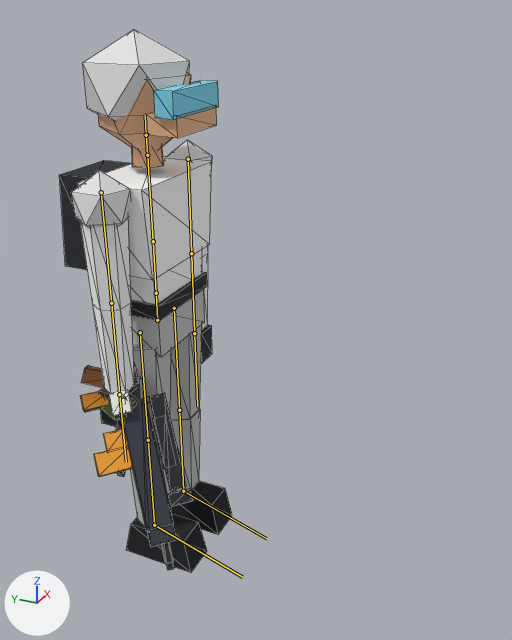
What one commit did to the glTF model client/public/models/player.glb.
Rendered twice from a 50 mm lens placed at (-1.876, -1.211, 1.908), pointed at (0.032, -0.353, 0.954). The lights are fixed; the arrows at lower left show +X, +Y and +Z. The first picture is the older version. The bones that change, and the others that lie on the model, are drawn over the model as lines. Mesh edges are drawn as thin lines.

Objects in the first picture: 'Player', 'weapon_ak5', 'weapon_bandage', 'weapon_grenade', 'weapon_revolver', 'weapon_sniper'.
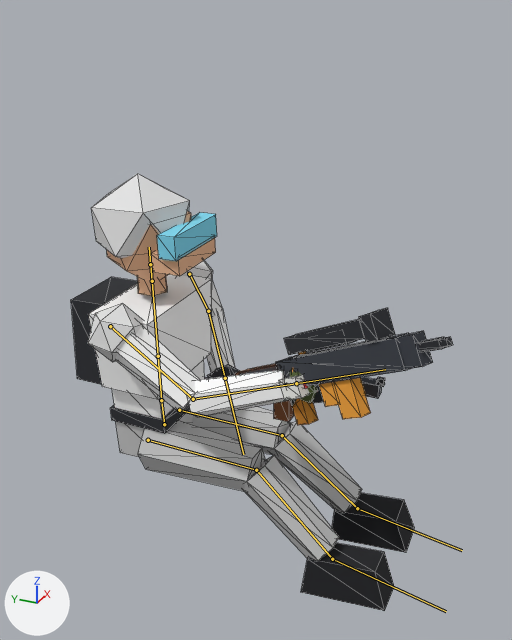
The newer file adds an action. The first version stands in its rest pose; the second is drawn at frame 36 of the action 'pistol_sit'.

Pixel boxes [x1, y1, x2, y2] of what changed, in the pictures (512 x 640 px):
'Player', posed (98% wider, 20% shorter): before [59, 29, 232, 573]; after [71, 174, 415, 611]
'weapon_ak5', posed (116% wider, 56% shorter): before [80, 366, 174, 564]; after [240, 333, 444, 419]
'weapon_sniper', posed: before [103, 366, 193, 570]; after [235, 308, 453, 425]
'weapon_revolver', posed: before [81, 365, 138, 477]; after [274, 368, 385, 422]
'weapon_bandage', posed: before [109, 389, 132, 416]; after [279, 374, 310, 400]
'weapon_grenade', posed: before [101, 394, 150, 420]; after [289, 351, 318, 403]
bone 'hips', root to tip: before (157, 320) to (156, 293); after (164, 424) to (161, 400)
bone 'spine', root to tip: before (156, 293) to (153, 241); after (161, 400) to (158, 356)
bone 'upper_arm_L', root to tip: before (188, 159) to (191, 253); after (189, 274) to (208, 311)
bone 'forearm_L', root to tip: before (191, 253) to (194, 333); after (208, 311) to (225, 378)
bone 'upper_arm_R', root to tip: before (101, 192) to (111, 303); after (110, 326) to (193, 399)
bone 'forearm_R', root to tip: before (111, 303) to (119, 394); after (193, 399) to (296, 383)
bone 'thigh_L', root to tip: before (174, 308) to (179, 410); after (179, 410) to (282, 435)
bone 'shin_L', root to tip: before (179, 410) to (183, 491); after (282, 435) to (357, 508)
bone 'foot_L', root to tip: before (183, 491) to (266, 538); after (357, 508) to (462, 550)
bone 'thigh_R', root to tip: before (140, 332) to (148, 440); after (148, 440) to (256, 470)
bone 'shin_R', root to tip: before (148, 440) to (154, 525); after (256, 470) to (332, 559)
bone 'foot_R', root to tip: before (154, 525) to (242, 577); after (332, 559) to (446, 611)

What the commit changed:
Bone 'hips' (bone_hips) moves from (0.0, 0.0, 0.0) to (0.0, -0.42, 0.0).
Bone 'hips' (bone_hips) turns from (0, 0, 0) to (-3, 0, 0) degrees about its own x, y and z.
Bone 'spine' (bone_spine) turns from (0, 0, 0) to (2, 0, 0) degrees about its own x, y and z.
Bone 'upper_arm_L' (bone_upper_arm_l) turns from (0, 0, 0) to (9, 3, -42) degrees about its own x, y and z.
Bone 'forearm_L' (bone_forearm_l) turns from (0, 0, 0) to (-38, 21, 83) degrees about its own x, y and z.
Bone 'upper_arm_R' (bone_upper_arm_r) turns from (0, 0, 0) to (-56, 1, 1) degrees about its own x, y and z.
Bone 'forearm_R' (bone_forearm_r) turns from (0, 0, 0) to (-44, 4, -29) degrees about its own x, y and z.
Bone 'thigh_L' (bone_thigh_l) turns from (0, 0, 0) to (-87, 0, -6) degrees about its own x, y and z.
Bone 'shin_L' (bone_shin_l) turns from (0, 0, 0) to (41, 0, 0) degrees about its own x, y and z.
Bone 'foot_L' (bone_foot_l) turns from (0, 0, 0) to (41, 0, 0) degrees about its own x, y and z.
Bone 'thigh_R' (bone_thigh_r) turns from (0, 0, 0) to (-87, 0, 6) degrees about its own x, y and z.
Bone 'shin_R' (bone_shin_r) turns from (0, 0, 0) to (41, 0, 0) degrees about its own x, y and z.
Bone 'foot_R' (bone_foot_r) turns from (0, 0, 0) to (41, 0, 0) degrees about its own x, y and z.
